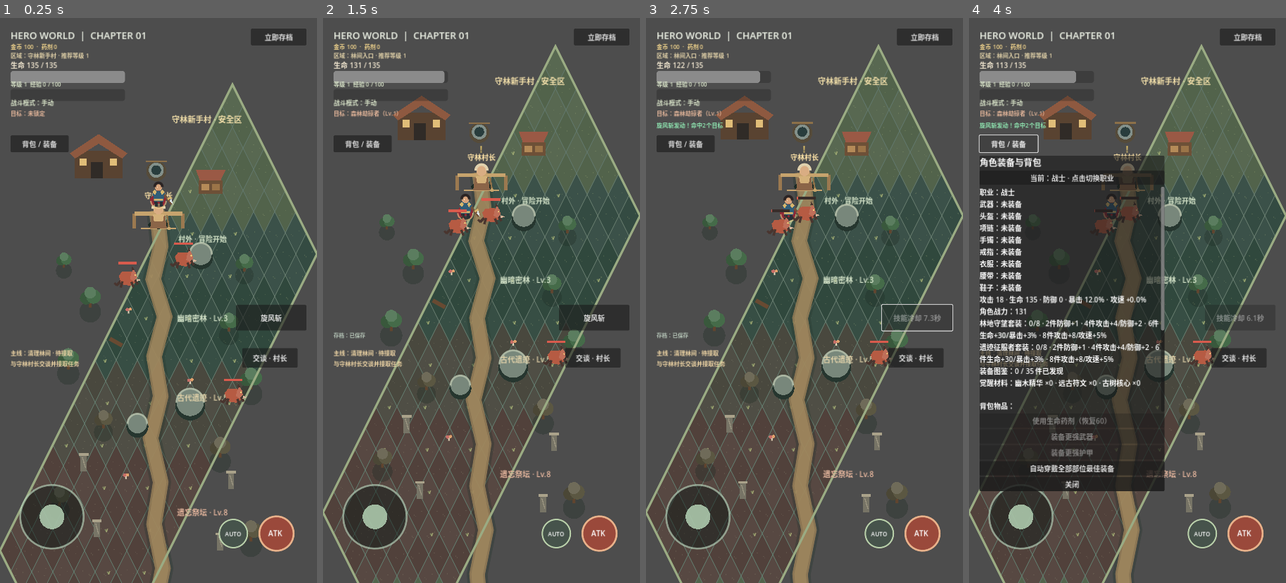
Above: before the commit, frames 1-4 (left to right).
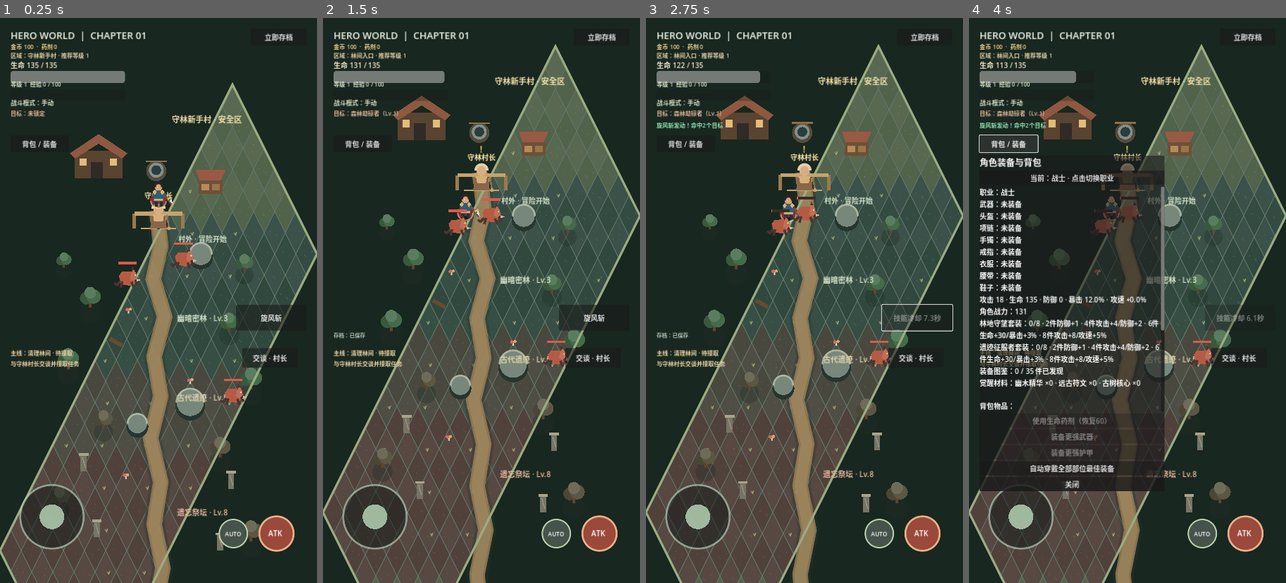
Above: after the commit, the same moments.

Repository: oneyi53/Legend53
Game: Godot game, scene res://scenes/boot/main.tscn
Two runs of this game, one before a commit and one after it. Both use one fixed random seed, a clock stepped at 60 frames per second and the inputs below.
Inputs (mouse positions are in pixels of both pictures, inside the frame that each line leads up to):
- Up to frame 1 (0.25 s): no input
- Up to frame 2 (1.5 s): move the mouse to (551, 272) at 0.52 s; hold D (move_right) 0.53-1.25 s; tap Space (attack) at 0.6 s; click (551, 272) at 0.67 s; drag from (418, 328) to (465, 413) at 1.27 s
- Up to frame 3 (2.75 s): click "旋风斩" at 2 s
- Up to frame 4 (4 s): click "立即存档" at 2.75 s; click "背包 / 装备" at 3.5 s

The runs differ from the first frame. In frame 1, 54% of the frame differs, in the area x 0-100%, y 0-100%; in frame 2, 50%; in frame 3, 51%; in frame 4, 36%.

Commit message:
Fill the world backdrop with a forest ambience layer

Diff:
--- a/scripts/world/isometric_world.gd
+++ b/scripts/world/isometric_world.gd
@@ -62,6 +62,7 @@
     return GRID_ORIGIN + Vector2((grid_x - grid_y) * TILE_HEIGHT * 0.5, (grid_x + grid_y) * TILE_WIDTH * 0.5)
 
 func _draw() -> void:
+    draw_rect(Rect2(-600.0, -600.0, 1920.0, 2600.0), Color("#18271f"))
     for y in range(GRID_HEIGHT):
         for x in range(GRID_WIDTH):
             var center := _iso_point(float(x) + 0.5, float(y) + 0.5)
